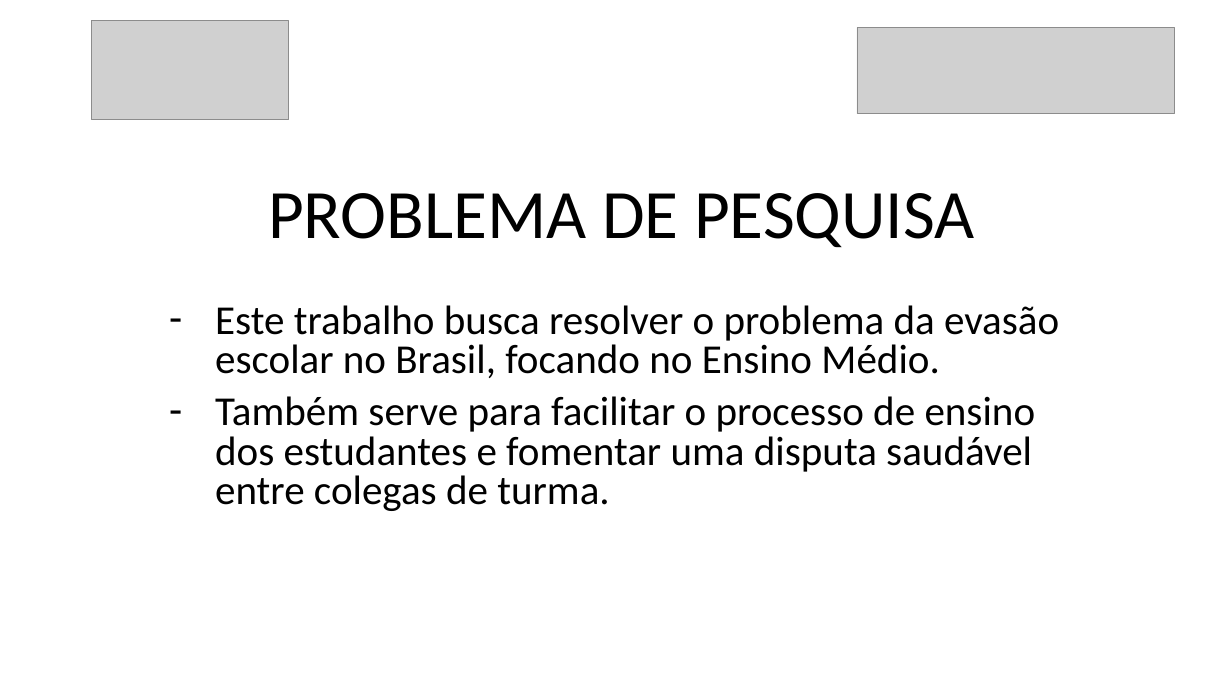
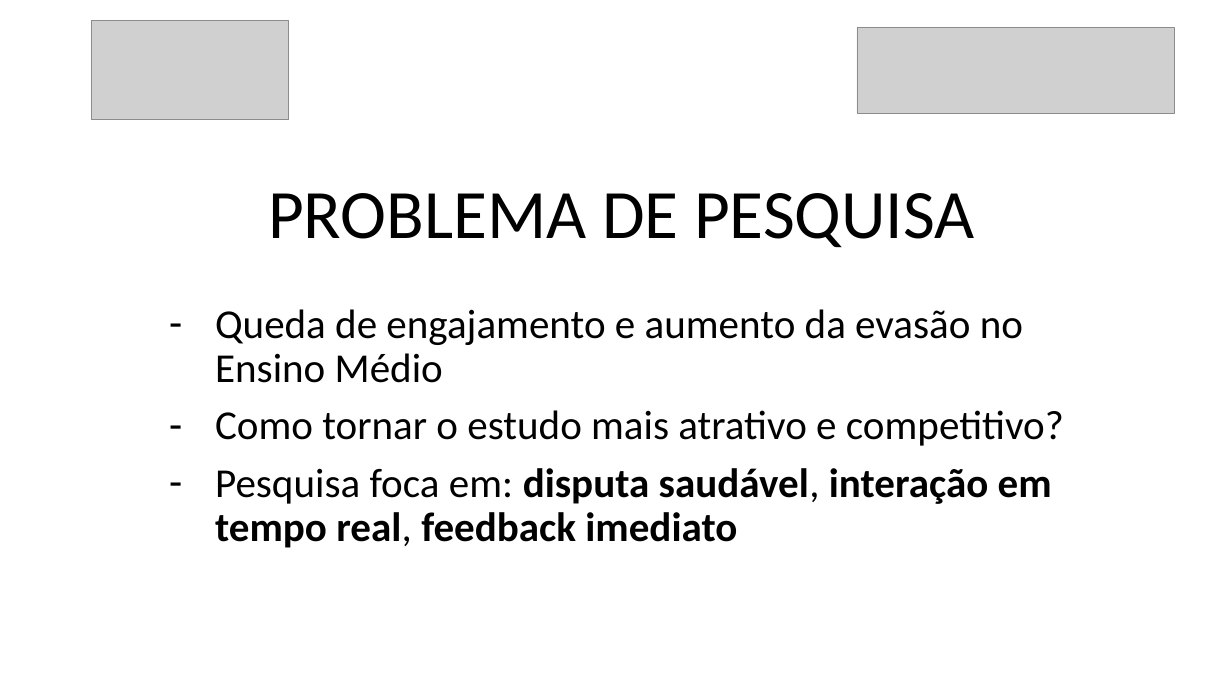
Before and after one commit to danilovaz7/curso-tecnico, a slide deck: slide 4 of liceu/3semestre/projeto integrador/tcc slide.pptx. Drawn at 1232x693 pixels with LibreOffice and Linux fonts; fonts in the diff are those of the drawing; grey boxes stand for pictures. Boxes give left, top, right and bottom in pixels: in the first picture for what was removed or moved away, otherwise in the second. Text is boxed around its words. In the diff, an @@ line names an element or a change of style, - is before the commit and + after.

```diff
--- a/liceu/3semestre/projeto integrador/tcc slide.pptx
+++ b/liceu/3semestre/projeto integrador/tcc slide.pptx
@@ subtitle at [215, 309, 1064, 548]: text changed @@
-– Este trabalho busca resolver o problema da evasão escolar no Brasil, focando no Ensino Médio.
-– Também serve para facilitar o processo de ensino dos estudantes e fomentar uma disputa saudável entre colegas de turma.
+– Queda de engajamento e aumento da evasão no Ensino Médio
+– Como tornar o estudo mais atrativo e competitivo?
+– Pesquisa foca em: disputa saudável, interação em tempo real, feedback imediato
```
Also in this commit, not shown: 10 other slides changed, 1 slide added, 1 other file.
